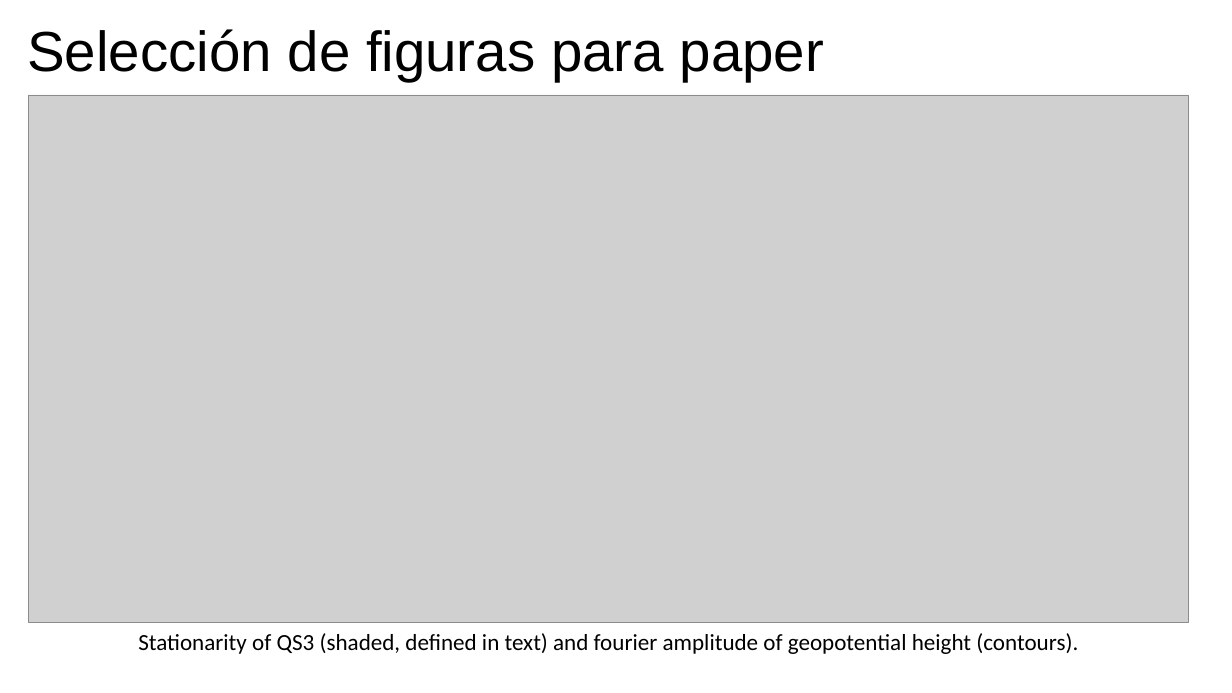
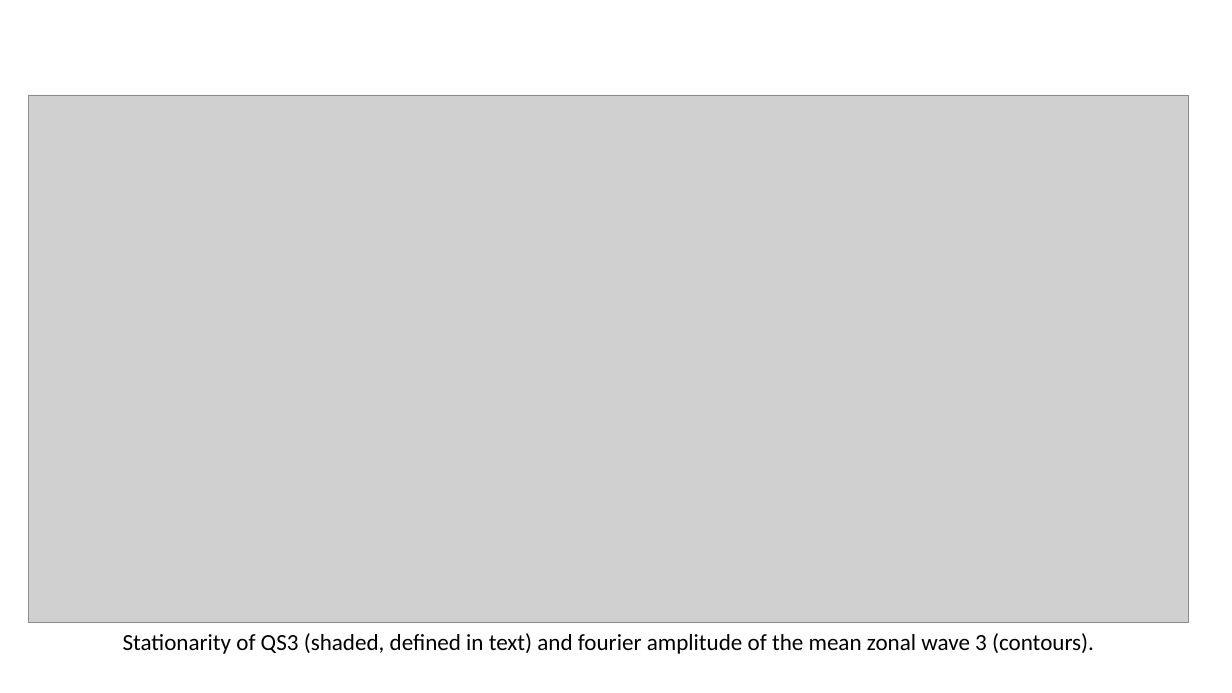
Before and after one commit to eliocamp/onda3, a slide deck: slide 3 of 06-paper_tesis.pptx (slide 2 before the commit). Drawn at 1232x693 pixels with LibreOffice and Linux fonts; fonts in the diff are those of the drawing; grey boxes stand for pictures. Boxes give left, top, right and bottom in pixels: in the first picture for what was removed or moved away, otherwise in the second. Text is boxed around its words. In the diff, an @@ line names an element or a change of style, - is before the commit and + after.

```diff
--- a/06-paper_tesis.pptx
+++ b/06-paper_tesis.pptx
@@ title removed at bbox=[27, 29, 824, 82] @@
-Selección de figuras para paper
@@ text at bbox=[123, 633, 1094, 654]: text changed @@
-Stationarity of QS3 (shaded, defined in text) and fourier amplitude of geopotential height (contours).
+Stationarity of QS3 (shaded, defined in text) and fourier amplitude of the mean zonal wave 3 (contours).
```
Also in this commit, not shown: 3 slides added, 2 slides removed, 5 other files.
